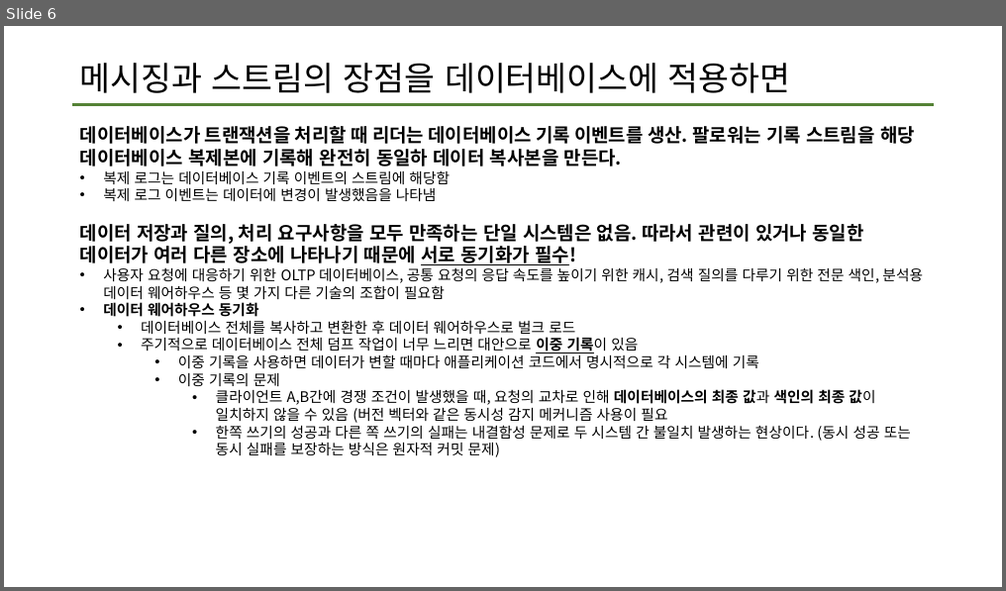
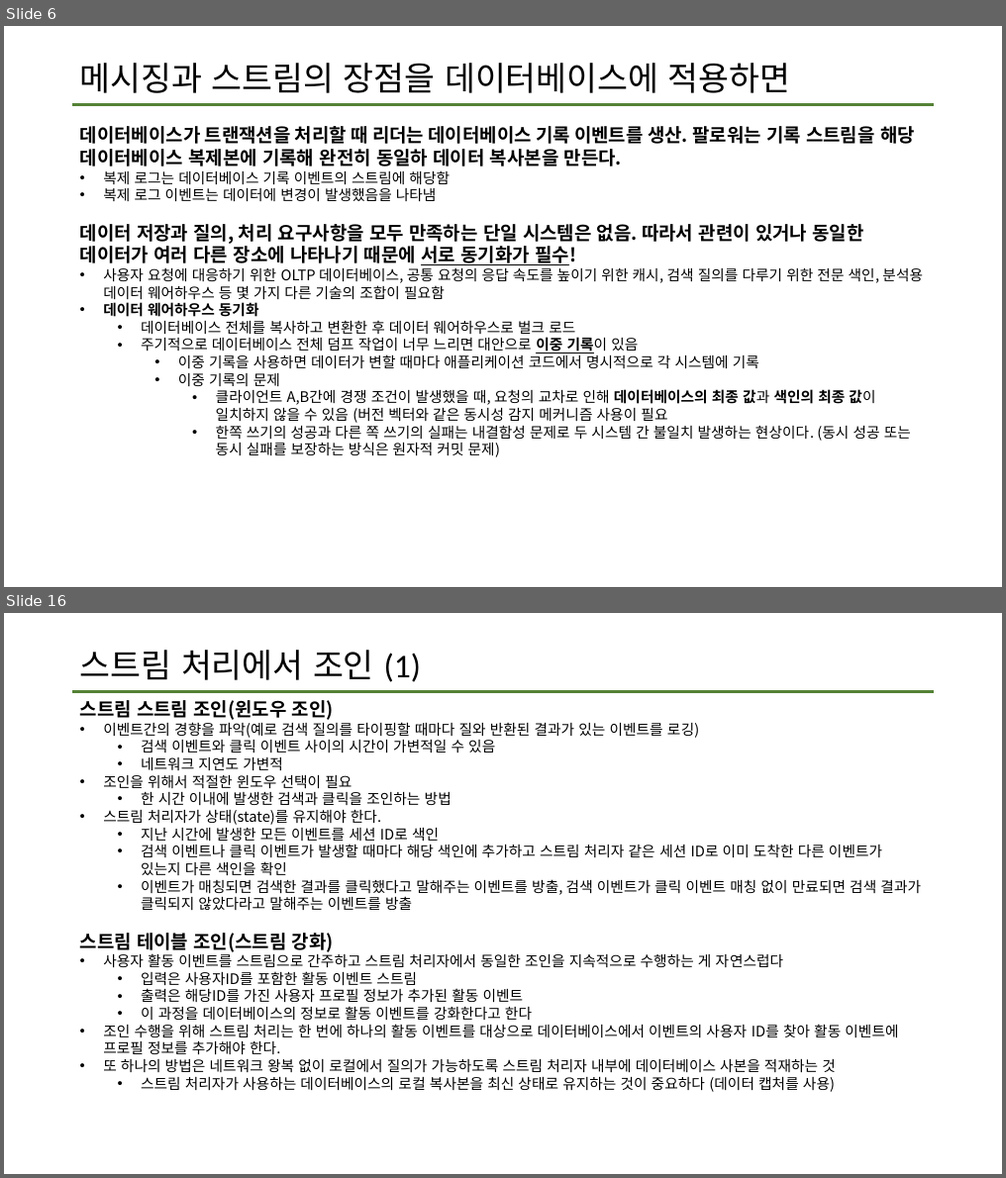
Before and after one commit to data-system-wiki/designing-data-intensive-applications, a slide deck: resources/chapter 11 summary.pptx. Shown one above the other, each under a label of ours: slide 6 before the commit, slides 6 and 16 after it; the slides between them are not shown. The pictures are 1006x591 and 1006x1178 pixels, drawn with LibreOffice and Linux fonts; fonts in the diff are those of the drawing. Boxes give left, top, right and bottom in pixels: in the first picture for what was removed or moved away, otherwise in the second. Text is boxed around its words. In the diff, an @@ line names an element or a change of style, - is before the commit and + after.

Commit message:
11장 마지막 업데이트
스트림처리에서 내결함성 문제를 해결하는 방법까지

```diff
--- a/resources/chapter 11 summary.pptx
+++ b/resources/chapter 11 summary.pptx
@@ slide 16 added at (4, 613, 1002, 1174), background #FFFFFF; not listed: 1 template element that a slide beside it also shows @@
@@ title added at (80, 650, 421, 682), 32 pt, text #000000 @@
+스트림 처리에서 조인 (1)
@@ text added at (80, 700, 921, 1092), 14 pt, text #000000 @@
+스트림 스트림 조인(윈도우 조인)
+• 이벤트간의 경향을 파악(예로 검색 질의를 타이핑할 때마다 질와 반환된 결과가 있는 이벤트를 로깅)
+  • 검색 이벤트와 클릭 이벤트 사이의 시간이 가변적일 수 있음
+  • 네트워크 지연도 가변적
+• 조인을 위해서 적절한 윈도우 선택이 필요
+  • 한 시간 이내에 발생한 검색과 클릭을 조인하는 방법
+• 스트림 처리자가 상태(state)를 유지해야 한다.
+  • 지난 시간에 발생한 모든 이벤트를 세션 ID로 색인
+  • 검색 이벤트나 클릭 이벤트가 발생할 때마다 해당 색인에 추가하고 스트림 처리자 같은 세션 ID로 이미 도착한 다른 이벤트가 있는지 다른 색인을 확인
+  • 이벤트가 매칭되면 검색한 결과를 클릭했다고 말해주는 이벤트를 방출, 검색 이벤트가 클릭 이벤트 매칭 없이 만료되면 검색 결과가 클릭되지 않았다라고 말해주는 이벤트를 방출
+스트림 테이블 조인(스트림 강화)
+• 사용자 활동 이벤트를 스트림으로 간주하고 스트림 처리자에서 동일한 조인을 지속적으로 수행하는 게 자연스럽다
+  • 입력은 사용자ID를 포함한 활동 이벤트 스트림
+  • 출력은 해당ID를 가진 사용자 프로필 정보가 추가된 활동 이벤트
+  • 이 과정을 데이터베이스의 정보로 활동 이벤트를 강화한다고 한다
+• 조인 수행을 위해 스트림 처리는 한 번에 하나의 활동 이벤트를 대상으로 데이터베이스에서 이벤트의 사용자 ID를 찾아 활동 이벤트에 프로필 정보를 추가해야 한다.
+• 또 하나의 방법은 네트워크 왕복 없이 로컬에서 질의가 가능하도록 스트림 처리자 내부에 데이터베이스 사본을 적재하는 것
+  • 스트림 처리자가 사용하는 데이터베이스의 로컬 복사본을 최신 상태로 유지하는 것이 중요하다 (데이터 캡처를 사용)
```
Also in this commit, not shown: 2 slides changed, 11 other slides added.
